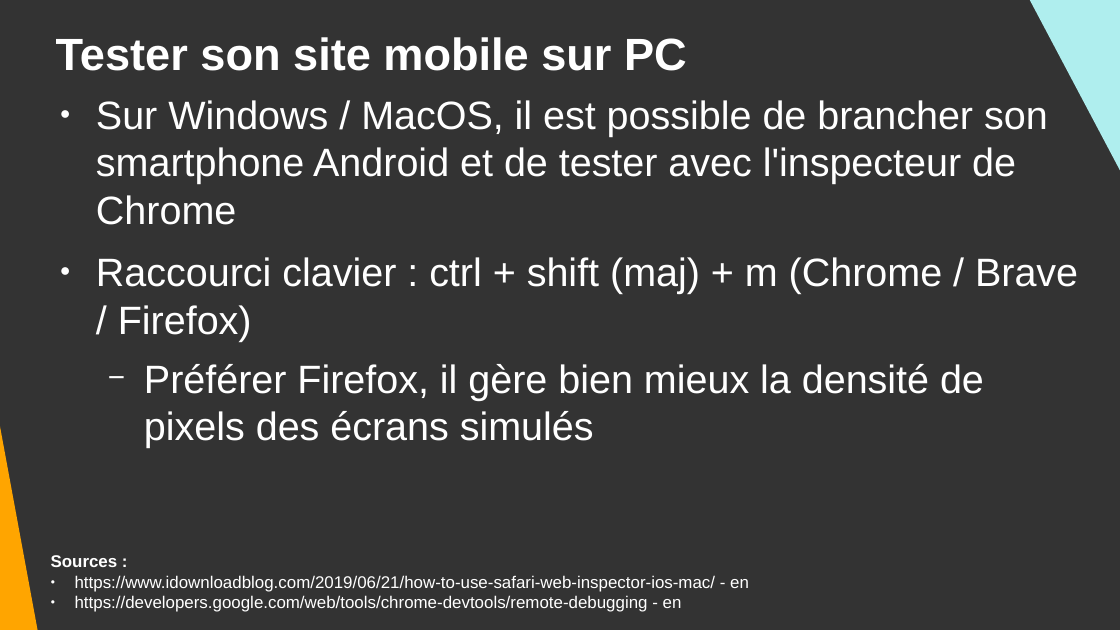
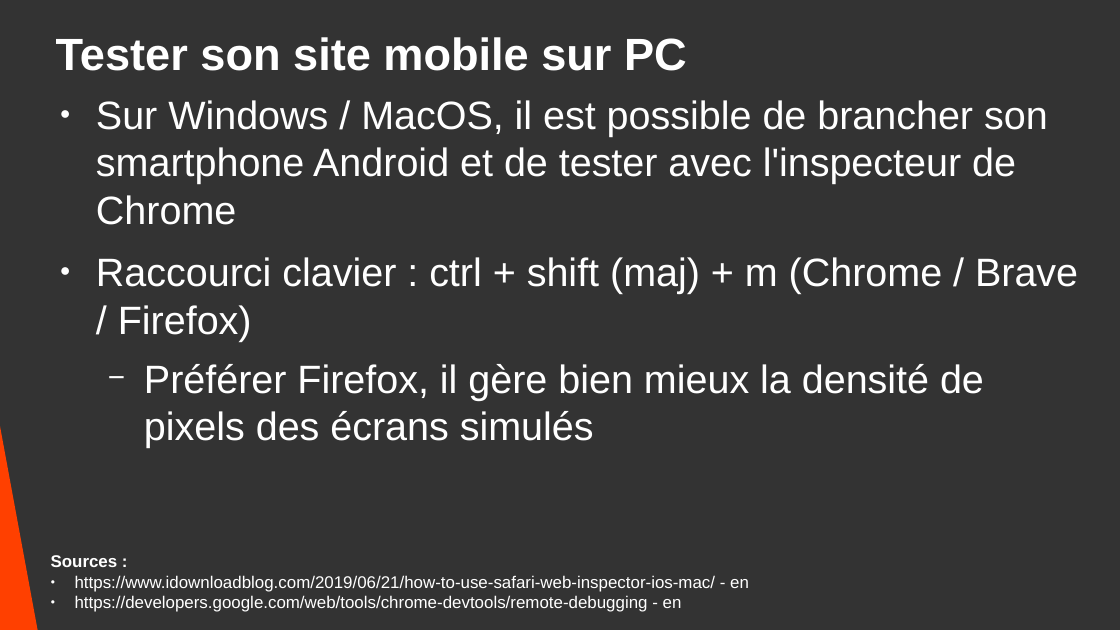
Before and after one commit to DanYellow/cours, a slide deck: slide 23 of integration-web-s3/travaux-pratiques/numero-2/presentation.odp (slide 24 before the commit). Drawn at 1120x630 pixels with LibreOffice and Linux fonts; fonts in the diff are those of the drawing. Boxes give left, top, right and bottom in pixels: in the first picture for what was removed or moved away, otherwise in the second. Text is boxed around its words. In the diff, an @@ line names an element or a change of style, - is before the commit and + after.

```diff
--- a/integration-web-s3/travaux-pratiques/numero-2/presentation.odp
+++ b/integration-web-s3/travaux-pratiques/numero-2/presentation.odp
@@ right triangle removed at (1017,0,1120,300) @@
@@ right triangle at (0,96,41,630): fill #FFA500 to #FF4000 @@
```
Also in this commit, not shown: 16 other slides changed, 1 slide added, 1 slide removed, 8 other files.
